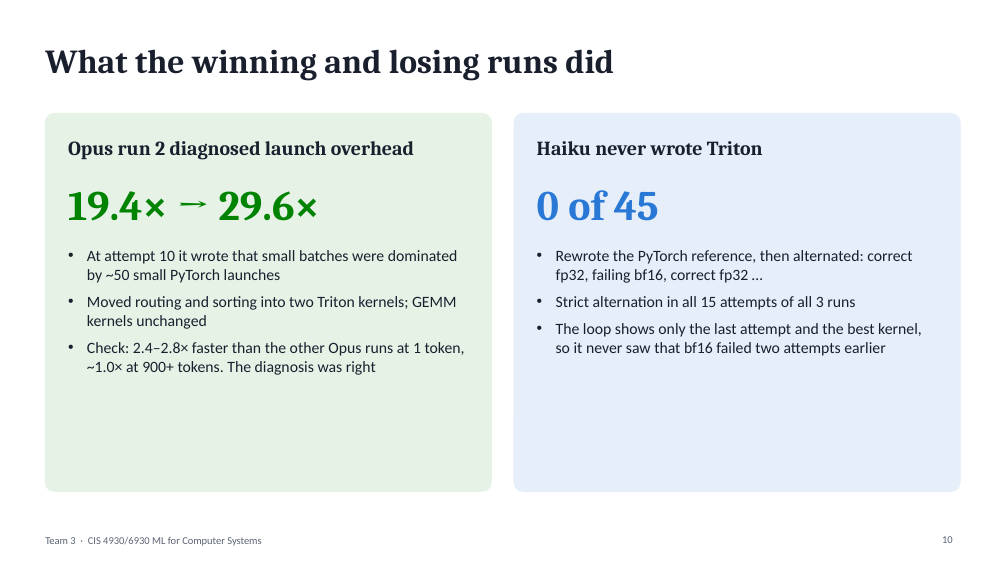
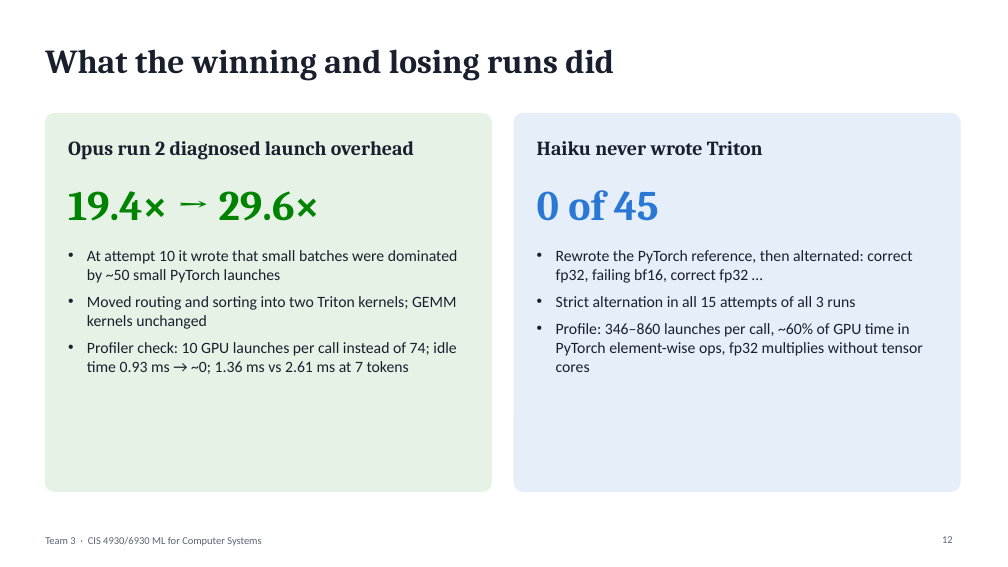
Before and after one commit to katielinge/Nvidia-AI-Kernel, a slide deck: slide 12 of report/Team3_Final_Presentation.pptx (slide 10 before the commit). Drawn at 1008x567 pixels with LibreOffice and Linux fonts; fonts in the diff are those of the drawing. Boxes give left, top, right and bottom in pixels: in the first picture for what was removed or moved away, otherwise in the second. Text is boxed around its words. In the diff, an @@ line names an element or a change of style, - is before the commit and + after.

```diff
--- a/report/Team3_Final_Presentation.pptx
+++ b/report/Team3_Final_Presentation.pptx
@@ text at box(556, 323, 923, 372): text changed @@
-• The loop shows only the last attempt and the best kernel, so it never saw that bf16 failed two attempts earlier
+• Profile: 346–860 launches per call, ~60% of GPU time in PyTorch element-wise ops, fp32 multiplies without tensor cores
@@ text at box(87, 342, 456, 374): text changed @@
-• Check: 2.4–2.8× faster than the other Opus runs at 1 token, ~1.0× at 900+ tokens. The diagnosis was right
+• Profiler check: 10 GPU launches per call instead of 74; idle time 0.93 ms → ~0; 1.36 ms vs 2.61 ms at 7 tokens
```
Also in this commit, not shown: 7 other slides changed, 3 slides added.
